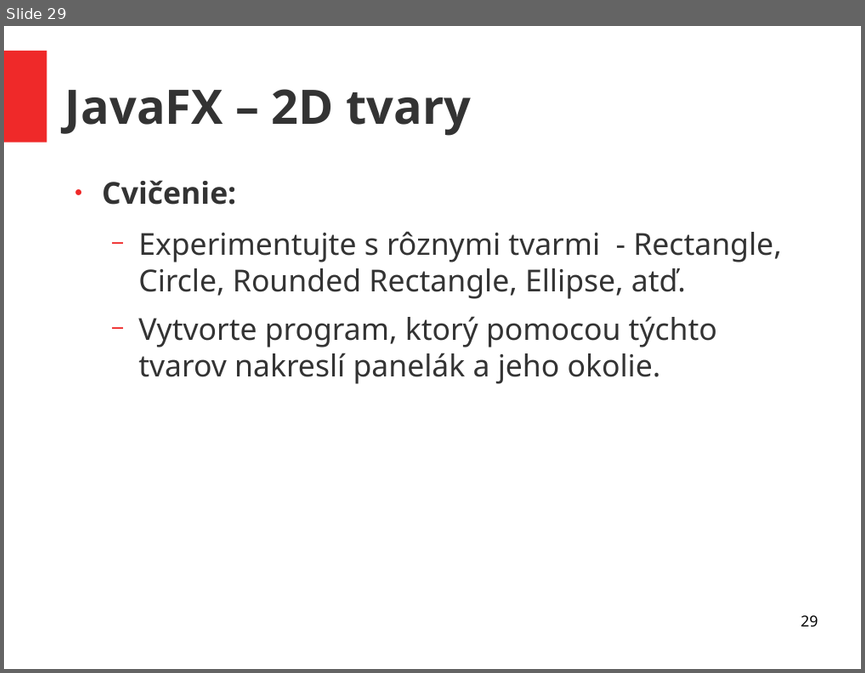
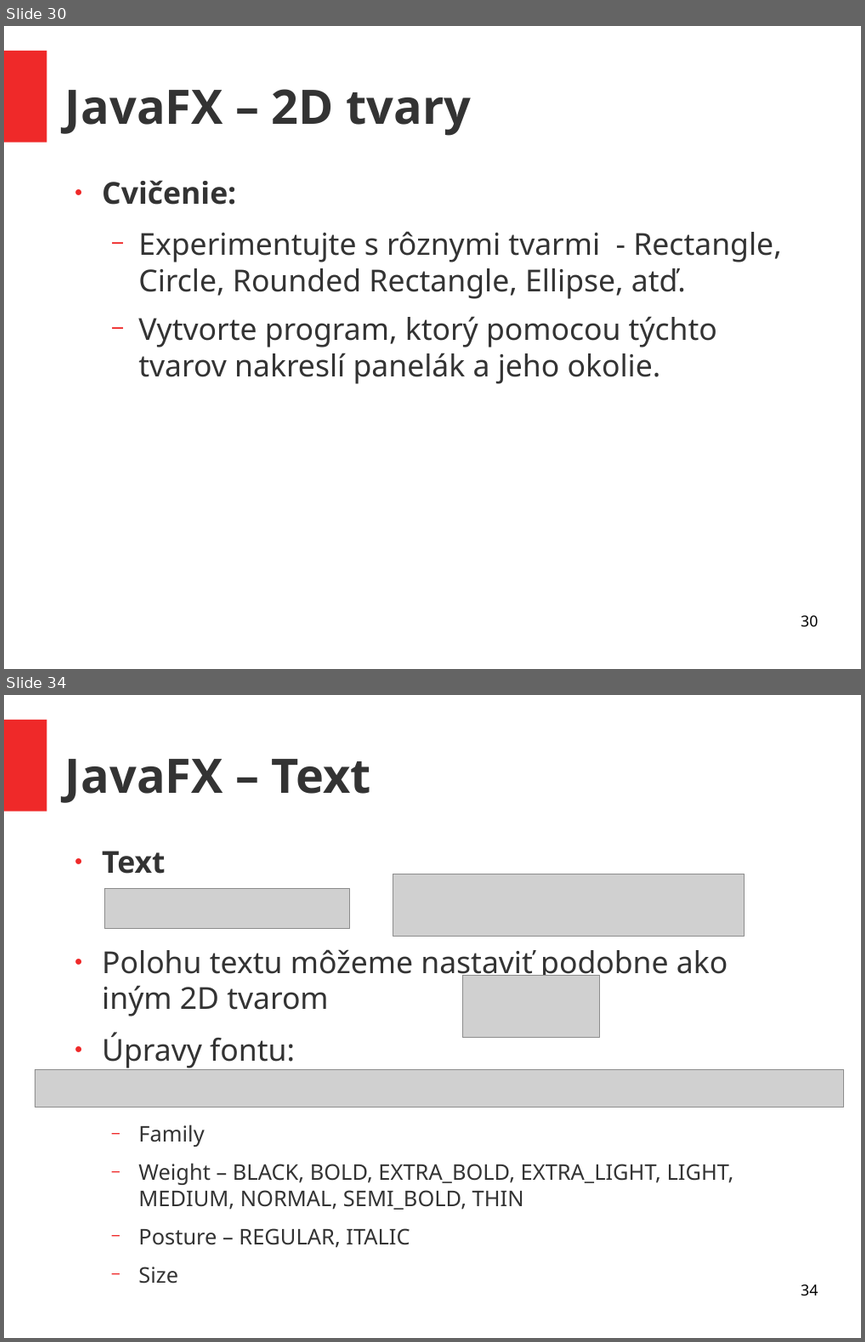
Before and after one commit to ukf-michalkohutek/prezentacia, a slide deck: seminar2.odp. Shown one above the other, each under a label of ours: slide 29 before the commit, slides 30 and 34 after it; the slides between them are not shown. The pictures are 865x673 and 865x1342 pixels, drawn with LibreOffice and Linux fonts; fonts in the diff are those of the drawing; grey boxes stand for pictures. Boxes give left, top, right and bottom in pixels: in the first picture for what was removed or moved away, otherwise in the second. Text is boxed around its words. In the diff, an @@ line names an element or a change of style, - is before the commit and + after.

```diff
--- a/seminar2.odp
+++ b/seminar2.odp
@@ slide 34 added at (x1=4, y1=695, x2=861, y2=1338), background #FFFFFF; not listed: 1 template element that a slide beside it also shows @@
@@ title added at (x1=65, y1=759, x2=371, y2=803), 44 pt, text #333333, bold @@
+JavaFX – Text
@@ text added at (x1=102, y1=851, x2=734, y2=1283), 20 pt, text #333333 @@
+● Text
+● Polohu textu môžeme nastaviť podobne ako iným 2D tvarom
+● Úpravy fontu:
+  − Family
+  − Weight – BLACK, BOLD, EXTRA_BOLD, EXTRA_LIGHT, LIGHT, MEDIUM, NORMAL, SEMI_BOLD, THIN
+  − Posture – REGULAR, ITALIC
+  − Size
@@ picture added at (x1=105, y1=889, x2=350, y2=928) @@
@@ picture added at (x1=392, y1=873, x2=744, y2=936) @@
@@ picture added at (x1=463, y1=975, x2=601, y2=1037) @@
@@ picture added at (x1=35, y1=1070, x2=844, y2=1107) @@
@@ page number added at (x1=800, y1=1284, x2=817, y2=1296), 14 pt, text #000000 @@
+34
@@ what was slide 29 is now slide 30 @@
@@ page number at (x1=800, y1=615, x2=817, y2=627): text changed @@
-29
+30
```
Also in this commit, not shown: 1 slide changed, 9 other slides added, 1 other file.
